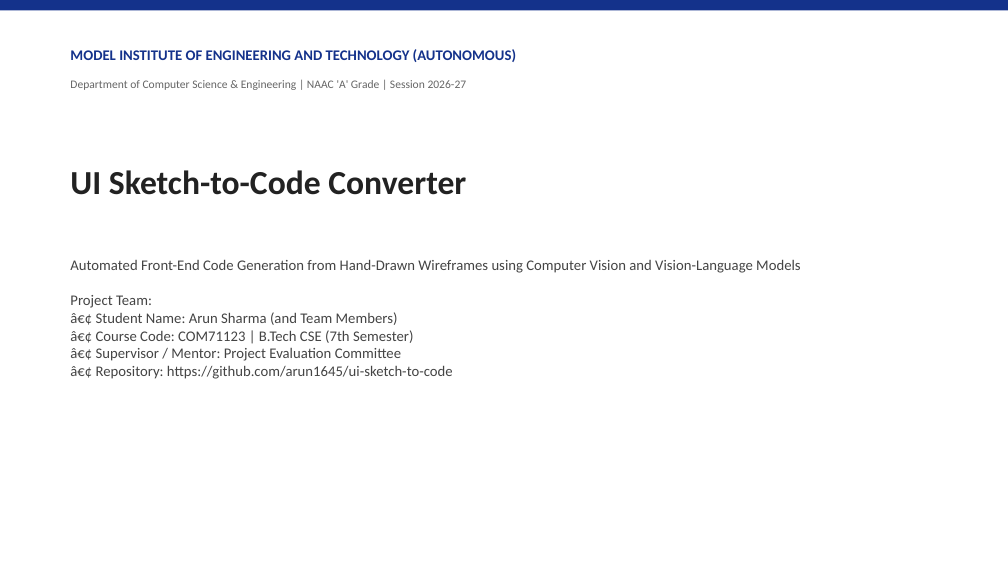
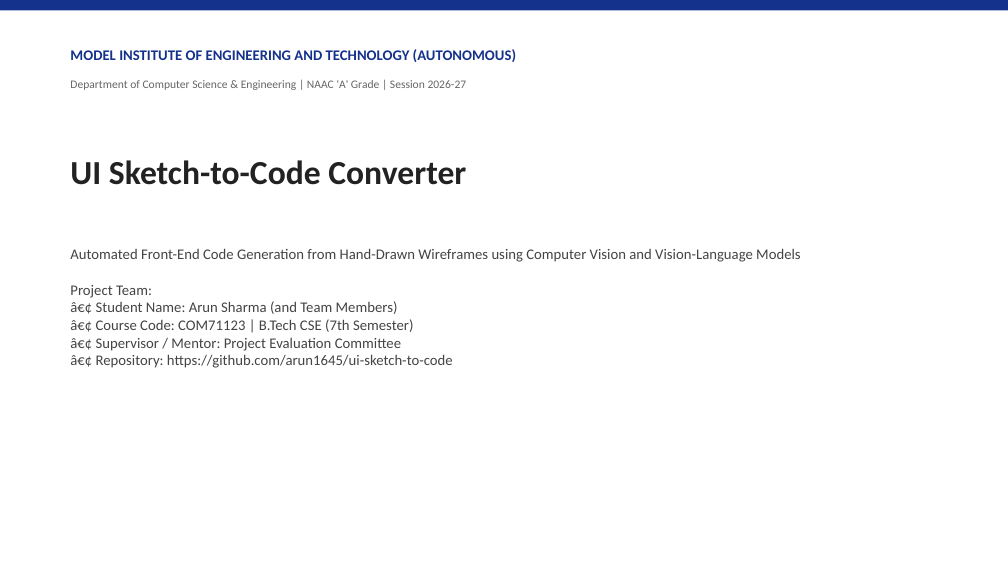
Before and after one commit to arun160420/ui-sketch-to-code, a slide deck: slide 1 of UI_Sketch_to_Code_Presentation.pptx. Drawn at 1008x567 pixels with LibreOffice and Linux fonts; fonts in the diff are those of the drawing. Boxes give left, top, right and bottom in pixels: in the first picture for what was removed or moved away, otherwise in the second. Text is boxed around its words. In the diff, an @@ line names an element or a change of style, - is before the commit and + after.

```diff
--- a/UI_Sketch_to_Code_Presentation.pptx
+++ b/UI_Sketch_to_Code_Presentation.pptx
@@ text "UI Sketch-to-Code Converter": place and size @@
-text "UI Sketch-to-Code Converter" at box(70, 170, 466, 195)
+text "UI Sketch-to-Code Converter" at box(70, 160, 466, 185)
@@ text "Automated Front-End Code Generation from ...": place and size @@
-text "Automated Front-End Code Generation from ..." at box(70, 259, 801, 379)
+text "Automated Front-End Code Generation from ..." at box(70, 248, 801, 368)
```
Also in this commit, not shown: 10 other slides changed, 1 slide added, 1 slide removed, 1 other file.
